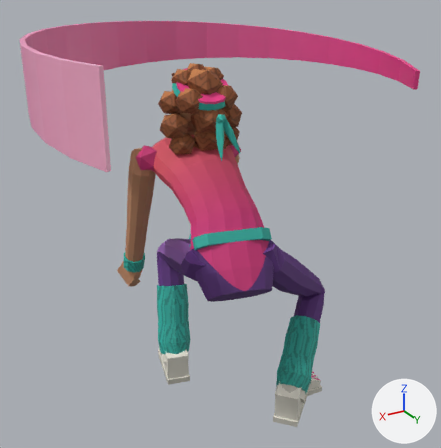
The Blender file art/rox.blend, before and after one commit.
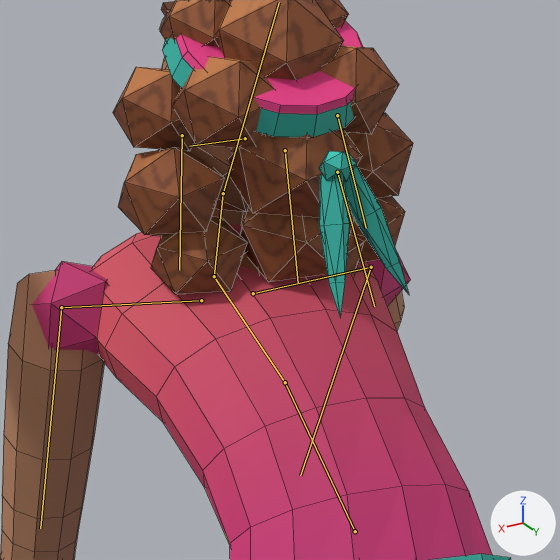
Each version appears first whole from a 50 mm lens placed at (1.052, 1.714, 1.606), pointed at (-0.06, -0.138, 0.68), and next in a close-up on the part from 29% to 64% of the width and 16% to 51% of the height. Arrows for +X, +Y and +Z are at lower right; the lights stay in place. The older version's two pictures come first. Both versions are drawn at frame 4 of the action 'interact_throw'; the numbers are the values there. The bones that change, and the others that lie on the model, are drawn over the model as lines in the close-ups. The close-ups show mesh edges as thin lines.

In view in the first close-up: 'rox_body'.
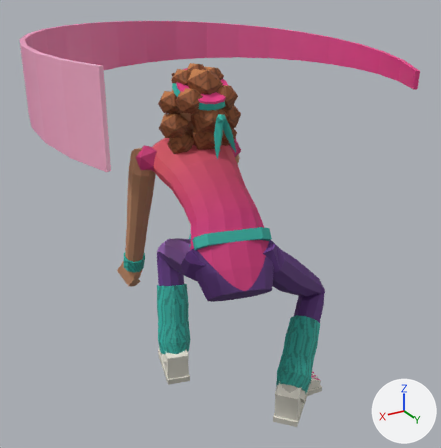
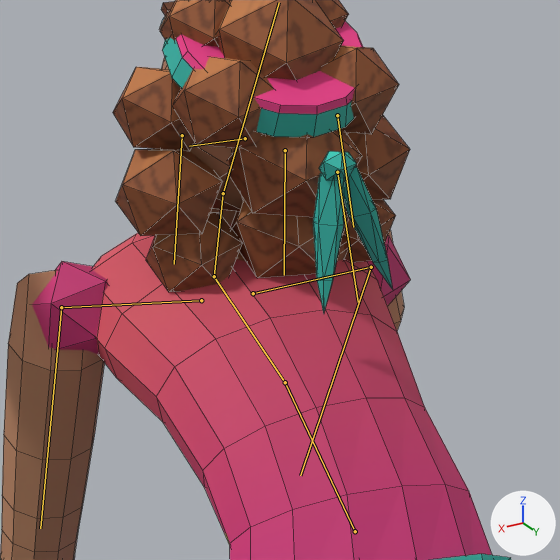
Boxes (x1, y1, x2, y2) around the edits, measured in the close-ups (560 x 560 px):
'rox_body', posed: (0, 0, 511, 560) in both
bone 'x_perm', root to tip: before (285, 150) to (298, 283); after (285, 150) to (284, 275)
bone 'x_perm.L', root to tip: before (182, 135) to (179, 270); after (182, 135) to (174, 264)
bone 'x_perm.R', root to tip: before (337, 115) to (366, 228); after (337, 115) to (353, 227)
bone 'x_band', root to tip: before (337, 172) to (374, 306); after (337, 172) to (358, 302)

Patch to the scene script:
```diff
--- a/art/rox.blend.py
+++ b/art/rox.blend.py
@@ bone_x_perm @@
 bone_x_perm = bpy.data.objects['rox'].pose.bones['x_perm']  # child of 'head'
-bone_x_perm.rotation_quaternion = (0.993, -0.079, 0.0, -0.093)  # degrees (-9, -1, -11)
+bone_x_perm.rotation_quaternion = (0.997, -0.005, 0.0, -0.078)  # degrees (-1, 0, -9)
@@ bone_x_perm_l @@
 bone_x_perm_l = bpy.data.objects['rox'].pose.bones['x_perm.L']  # child of 'head'
-bone_x_perm_l.rotation_quaternion = (0.993, -0.12, 0.0, -0.019)  # degrees (-14, 0, -2)
+bone_x_perm_l.rotation_quaternion = (0.998, -0.046, 0.0, -0.039)  # degrees (-5, 0, -5)
@@ bone_x_perm_r @@
 bone_x_perm_r = bpy.data.objects['rox'].pose.bones['x_perm.R']  # child of 'head'
-bone_x_perm_r.rotation_quaternion = (0.993, -0.049, 0.0, -0.112)  # degrees (-6, -1, -13)
+bone_x_perm_r.rotation_quaternion = (0.997, -0.009, 0.0, -0.078)  # degrees (-1, 0, -9)
@@ bone_x_band @@
 bone_x_band = bpy.data.objects['rox'].pose.bones['x_band']  # child of 'head'
-bone_x_band.rotation_quaternion = (0.954, -0.293, 0.0, -0.068)  # degrees (-34, -2, -7)
+bone_x_band.rotation_quaternion = (0.985, -0.153, 0.0, -0.082)  # degrees (-18, -1, -9)
```
